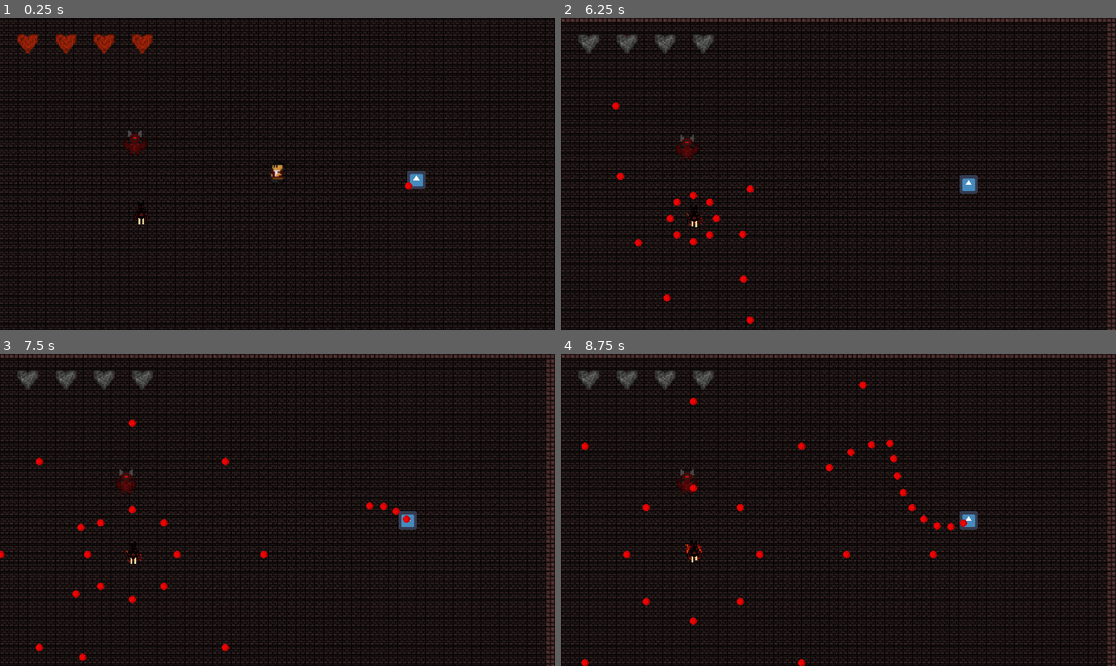
Above: before the commit, frames 1-4 (two rows, left to right).
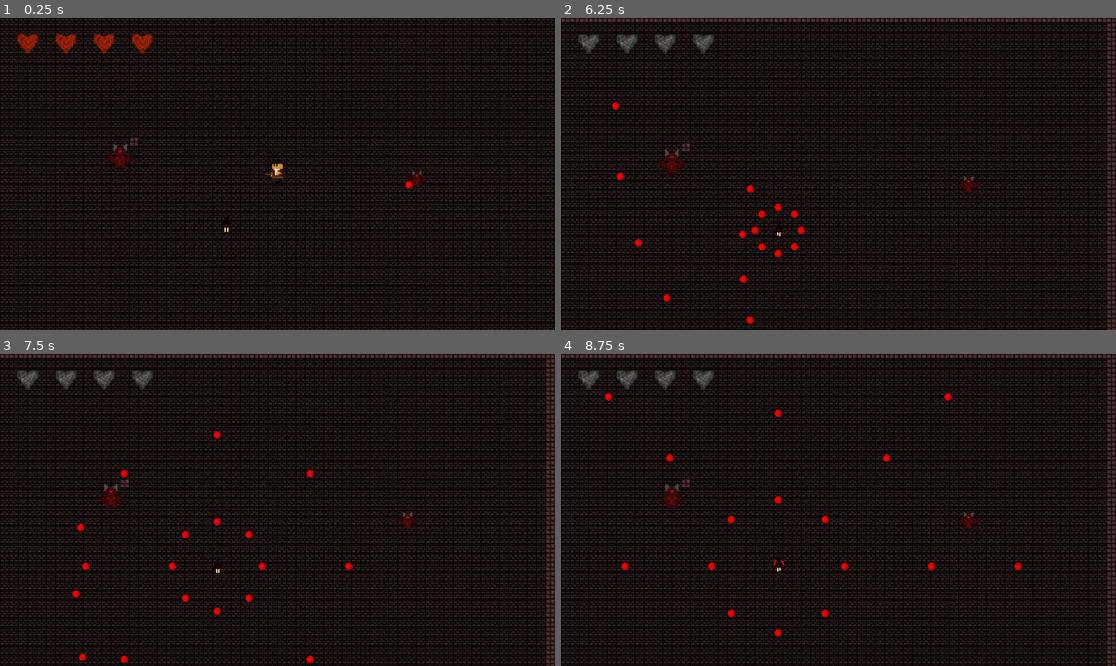
Above: after the commit, the same moments.

Repository: Diogoamorim27/Belzebullet
Game: Godot game, scene res://Fase1.tscn
Same seed, same stepped clock (60 frames per second), same inputs: the game is played once before the commit and once after it. The engine's default icon, where the game draws it, is replaced by a stand-in: a white triangle on a blue panel in a dark square.
Inputs (mouse positions are in pixels of both pictures, inside the frame that each line leads up to):
- Up to frame 1 (0.25 s): no input
- Up to frame 2 (6.25 s): move the mouse to (960, 158) at 0.52 s; press the mouse at (960, 158) at 0.53 s; hold Right (ui_right) 0.53-1.28 s; move the mouse to (727, 189) at 1.27 s; release the mouse at (727, 189) at 1.28 s; hold Down (ui_down) 1.28-2.03 s; click (727, 189) at 1.35 s; move the mouse to (894, 105) at 2.02 s; press the mouse at (894, 105) at 2.03 s; hold Right (ui_right) 2.03-2.78 s; move the mouse to (810, 236) at 2.77 s; release the mouse at (810, 236) at 2.78 s; hold Up (ui_up) 2.78-3.53 s; click (810, 236) at 2.85 s; move the mouse to (1005, 220) at 3.52 s; press the mouse at (1005, 220) at 3.53 s; hold Left (ui_left) 3.53-5.03 s; move the mouse to (672, 127) at 4.27 s; release the mouse at (672, 127) at 4.28 s; click (672, 127) at 4.35 s; move the mouse to (866, 174) at 5.02 s; press the mouse at (866, 174) at 5.03 s; hold Down (ui_down) 5.03-5.78 s; move the mouse to (755, 96) at 5.77 s; release the mouse at (755, 96) at 5.78 s; hold Right (ui_right) from 5.78 s (still down); click (755, 96) at 5.85 s
- Up to frame 3 (7.5 s): move the mouse to (399, 494) at 6.52 s; release Right (ui_right) at 6.53 s; press the mouse at (399, 494) at 6.53 s; hold Up (ui_up) 6.53-7.28 s; move the mouse to (166, 525) at 7.27 s; release the mouse at (166, 525) at 7.28 s; hold Right (ui_right) from 7.28 s (still down); click (166, 525) at 7.35 s
- Up to frame 4 (8.75 s): move the mouse to (894, 441) at 8.02 s; release Right (ui_right) at 8.03 s; press the mouse at (894, 441) at 8.03 s; hold Down (ui_down) from 8.03 s (still down)

The runs differ from the first frame. In frame 1, 34% of the frame differs, in the area x 0-100%, y 0-100%; in frame 2, 1.0%; in frame 3, 1.4%; in frame 4, 1.7%.
Error before the commit: Invalid get index 'position' (on base: 'null instance'). (res://Enemies/Enemy1/Enemy1.gd:30)
Error after the commit: Invalid get index 'position' (on base: 'null instance'). (res://Enemies/Enemy1/Enemy1.gd:29)

Commit message:
Consertar animacao

Diff:
--- a/Enemies/Enemy1/Enemy1.gd
+++ b/Enemies/Enemy1/Enemy1.gd
@@ -26,7 +26,6 @@
 		bullet_counter += 1
 
 func _on_BurstTimer_timeout():
-
 	player_direction = (get_parent().get_node("Player").position - self.position).normalized()
 	#print(player_direction)
 	bullet_counter = 0
--- a/Enemies/Enemy3/Enemy3.gd
+++ b/Enemies/Enemy3/Enemy3.gd
@@ -7,12 +7,16 @@
 var player_direction = Vector2()
 var bullet_counter = 0 #4
 var bullet_resource
+var health = 5
+
+signal died
 
 func _ready():
 	bullet_resource = load(BULLET_PATH)
 	pass
 
 func _process(delta):
+	#print(health)
 	#player_direction = get_global_mouse_position().normalized()
 	pass
 
@@ -28,3 +32,12 @@
 func _on_BurstTimer_timeout():
 	bullet_counter = 0
 	pass # replace with function body
+
+
+func _on_Enemy3Area2D_area_entered(object):
+	if object.name == "PlayerBulletArea2D":
+		health -= object.get_parent().damage
+		object.get_parent().queue_free()
+		if health <= 0:
+			emit_signal("died")
+			self.queue_free()
--- a/Enemies/Enemy3/Enemy3.tscn
+++ b/Enemies/Enemy3/Enemy3.tscn
@@ -1,12 +1,12 @@
-[gd_scene load_steps=5 format=2]
+[gd_scene load_steps=6 format=2]
 
 [ext_resource path="res://Enemies/Enemy3/Enemy3.gd" type="Script" id=1]
-[ext_resource path="res://icon.png" type="Texture" id=2]
+[ext_resource path="res://Enemies/Enemy1/HellBat.png" type="Texture" id=2]
 
-[sub_resource type="RectangleShape2D" id=1]
+[sub_resource type="CircleShape2D" id=1]
 
 custom_solver_bias = 0.0
-extents = Vector2( 30, 30 )
+radius = 9.0
 
 [sub_resource type="Animation" id=2]
 
@@ -27,7 +27,12 @@
 "values": [ Vector2( -50, 50 ), Vector2( -50, -50 ) ]
 }
 
-[node name="KinematicBody2D" type="RigidBody2D" index="0"]
+[sub_resource type="CircleShape2D" id=3]
+
+custom_solver_bias = 0.0
+radius = 9.0
+
+[node name="Enemy3" type="RigidBody2D"]
 
 position = Vector2( 1088, 576 )
 input_pickable = false
@@ -55,17 +60,22 @@
 
 [node name="Sprite" type="Sprite" parent="." index="0"]
 
+scale = Vector2( 4, 4 )
 texture = ExtResource( 2 )
-_sections_unfolded = [ "Visibility" ]
+region_enabled = true
+region_rect = Rect2( 6, 4, 16, 16 )
+_sections_unfolded = [ "Region", "Transform", "Visibility" ]
 
 [node name="CollisionShape2D" type="CollisionShape2D" parent="." index="1"]
 
+scale = Vector2( 4, 4 )
 shape = SubResource( 1 )
+_sections_unfolded = [ "Transform" ]
 
 [node name="BurstTimer" type="Timer" parent="." index="2"]
 
 process_mode = 1
-wait_time = 7.0
+wait_time = 14.0
 one_shot = false
 autostart = true
 
@@ -94,6 +104,24 @@
 collision_mask = 1
 _sections_unfolded = [ "Transform" ]
 
+[node name="Enemy3Area2D" type="Area2D" parent="." index="6"]
+
+input_pickable = true
+gravity_vec = Vector2( 0, 1 )
+gravity = 98.0
+linear_damp = 0.1
+angular_damp = 1.0
+audio_bus_override = false
+audio_bus_name = "Master"
+
+[node name="CollisionShape2D" type="CollisionShape2D" parent="Enemy3Area2D" index="0"]
+
+scale = Vector2( 4, 4 )
+shape = SubResource( 3 )
+_sections_unfolded = [ "Transform" ]
+
 [connection signal="timeout" from="BurstTimer" to="." method="_on_BurstTimer_timeout"]
 
 [connection signal="timeout" from="BulletTimer" to="." method="_on_BulletTimer_timeout"]
+
+[connection signal="area_entered" from="Enemy3Area2D" to="." method="_on_Enemy3Area2D_area_entered"]
--- a/Fase1.tscn
+++ b/Fase1.tscn
@@ -3,8 +3,8 @@
 [ext_resource path="res://TileTest.res" type="TileSet" id=1]
 [ext_resource path="res://Player/Player.tscn" type="PackedScene" id=2]
 [ext_resource path="res://Enemies/Enemy3/Enemy3.tscn" type="PackedScene" id=3]
-[ext_resource path="res://Control.tscn" type="PackedScene" id=4]
-[ext_resource path="res://Enemies/Enemy1/Enemy1.tscn" type="PackedScene" id=5]
+[ext_resource path="res://Enemies/Enemy1/Enemy1.tscn" type="PackedScene" id=4]
+[ext_resource path="res://Control.tscn" type="PackedScene" id=5]
 [ext_resource path="res://Enemies/Enemy2/Enemy2.tscn" type="PackedScene" id=6]
 
 [node name="World" type="Node"]
@@ -28,7 +28,7 @@
 collision_mask = 1
 occluder_light_mask = 1
 format = 1
-tile_data = PoolIntArray( -458758, 0, 0, -458757, 0, 0, -458 …(21806 unchanged characters)…  0, 851980, 4, 0, 851981, 4, 0, 851982, 4, 0, 851983, 4, 0, 851984, 4, 0, 851985, …(29023 unchanged characters)…
+tile_data = PoolIntArray( -458758, 0, 0, -458757, 0, 0, -458 …(21806 unchanged characters)…  0, 851980, 4, 0, 851981, 4, 0, 851982, 0, 0, 851983, 4, 0, 851984, 4, 0, 851985, …(29023 unchanged characters)…
 _sections_unfolded = [ "Cell", "Visibility" ]
 __meta__ = {
 "_edit_lock_": true
@@ -36,8 +36,7 @@
 
 [node name="Player" parent="." index="1" instance=ExtResource( 2 )]
 
-editor/display_folded = true
-position = Vector2( 929.555, 556.005 )
+position = Vector2( 928, 560 )
 scale = Vector2( 2.25, 2.25 )
 
 [node name="Camera2D" type="Camera2D" parent="Player" index="5"]
@@ -73,7 +72,11 @@
 
 position = Vector2( 1409.94, 576 )
 
-[node name="CanvasLayer" type="CanvasLayer" parent="." index="3"]
+[node name="KinematicBody2D2" parent="." index="3" instance=ExtResource( 4 )]
+
+position = Vector2( 384, 496 )
+
+[node name="CanvasLayer" type="CanvasLayer" parent="." index="4"]
 
 editor/display_folded = true
 layer = 1
@@ -82,18 +85,13 @@
 scale = Vector2( 1, 1 )
 transform = Transform2D( 1, 0, 0, 1, 0, 0 )
 
-[node name="Control" parent="CanvasLayer" index="0" instance=ExtResource( 4 )]
+[node name="Control" parent="CanvasLayer" index="0" instance=ExtResource( 5 )]
 
 editor/display_folded = true
 
-[node name="KinematicBody2D2" parent="." index="4" instance=ExtResource( 5 )]
+[node name="KinematicBody2D3" parent="." index="5" instance=ExtResource( 6 )]
 
-editor/display_folded = true
-position = Vector2( 436.241, 445.261 )
-
-[node name="KinematicBody2D" parent="KinematicBody2D2" index="5" instance=ExtResource( 6 )]
-
-position = Vector2( 15.1354, 169.997 )
+position = Vector2( 752, 736 )
 
 
 [editable path="CanvasLayer/Control"]
--- a/Player/Player.tscn
+++ b/Player/Player.tscn
@@ -7,8 +7,8 @@
 [sub_resource type="CapsuleShape2D" id=1]
 
 custom_solver_bias = 0.0
-radius = 2.8
-height = 5.6
+radius = 3.0
+height = 6.0
 
 [sub_resource type="CapsuleShape2D" id=2]
 
@@ -54,18 +54,20 @@
 "values": [ 0, 1, 2, 3, 4, 5, 6, 7 ]
 }
 
-[node name="Player" type="KinematicBody2D"]
+[node name="Player" type="KinematicBody2D" index="0"]
 
 input_pickable = false
 collision_layer = 1
 collision_mask = 1
 collision/safe_margin = 0.08
 script = ExtResource( 1 )
-_sections_unfolded = [ "Transform", "Visibility" ]
+_sections_unfolded = [ "Transform" ]
+__meta__ = {
+"_edit_group_": true
+}
 
 [node name="Area2D" type="Area2D" parent="." index="0"]
 
-editor/display_folded = true
 input_pickable = true
 gravity_vec = Vector2( 0, 1 )
 gravity = 98.0
@@ -76,7 +78,6 @@
 
 [node name="CollisionShape2D" type="CollisionShape2D" parent="Area2D" index="0"]
 
-position = Vector2( -1, 0 )
 scale = Vector2( 3.2, 3.2 )
 shape = SubResource( 1 )
 _sections_unfolded = [ "Transform" ]
@@ -90,7 +91,6 @@
 
 [node name="Sprite" type="Sprite" parent="." index="2"]
 
-visible = false
 scale = Vector2( 2, 2 )
 texture = ExtResource( 2 )
 vframes = 2
@@ -101,7 +101,6 @@
 
 [node name="CollisionShape2D" type="CollisionShape2D" parent="." index="3"]
 
-position = Vector2( -1, 0 )
 scale = Vector2( 3.2, 3.2 )
 shape = SubResource( 2 )
 _sections_unfolded = [ "Transform" ]
@@ -124,7 +123,7 @@
 texture = ExtResource( 3 )
 vframes = 3
 hframes = 3
-frame = 7
+frame = 1
 _sections_unfolded = [ "Animation", "Region" ]
 
 [connection signal="died" from="." to="." method="_on_Player_died"]
@@ -133,4 +132,6 @@
 
 [connection signal="area_entered" from="Area2D" to="." method="_on_Area2D_area_entered"]
 
+[connection signal="body_entered" from="Area2D" to="." method="_on_Area2D_body_entered"]
+
 [connection signal="timeout" from="ShotTimer" to="." method="_on_ShotTimer_timeout"]
Not shown: 2 places in Enemies/Enemy1/Enemy1.tscn that only renumber resources
Not shown, added: Hood.png.import
